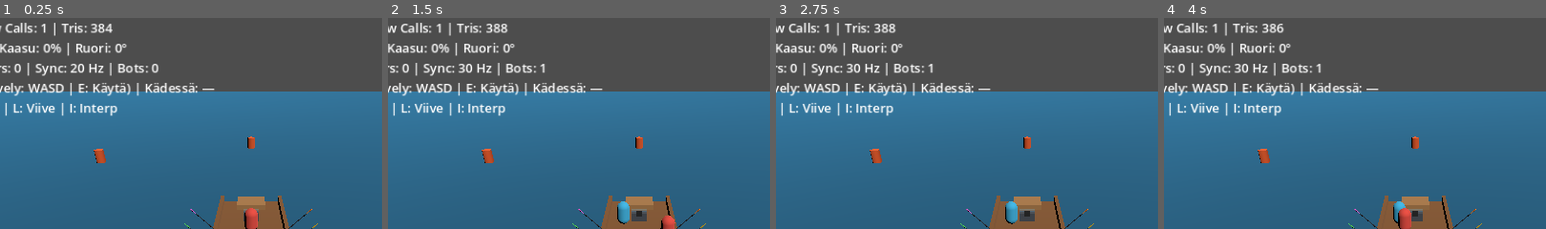
Above: before the commit, frames 1-4 (left to right).
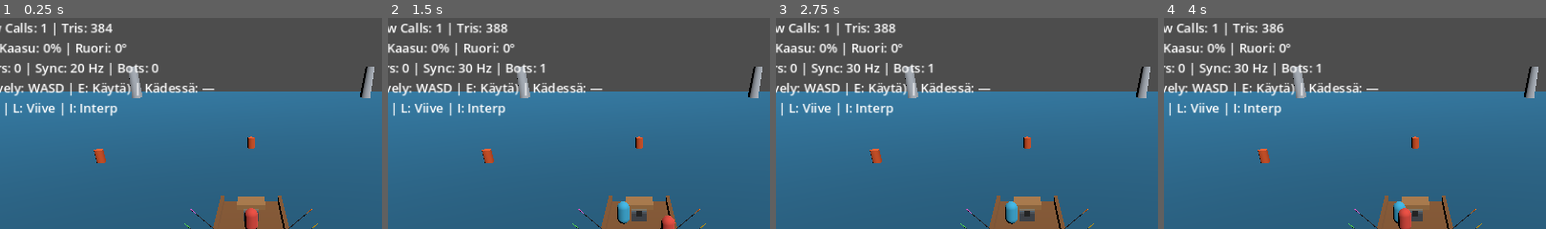
Above: after the commit, the same moments.

Repository: pukseli/kalastuspeli
Game: Godot game, scene res://src/main.tscn
The game is run twice, just before and just after one commit, with the same random seed, the same clock (stepped at 60 frames per second) and the same inputs.
Inputs:
- Up to frame 1 (0.25 s): no input
- Up to frame 2 (1.5 s): tap Enter at 0.5 s; hold D 0.53-1.28 s; tap T at 0.6 s; hold S from 1.28 s (still down); tap B at 1.35 s
- Up to frame 3 (2.75 s): release S at 2.03 s; hold D from 2.03 s (still down); tap L at 2.1 s
- Up to frame 4 (4 s): tap Space at 2.75 s; release D at 2.78 s; hold W 2.78-3.53 s; tap I at 2.85 s; hold A from 3.53 s (still down); tap E at 3.6 s
The pictures show only the part of the screen within x 17-67%, y 0-50%; the shares and areas given below are measured in that part.

The runs differ from the first frame. In frame 1, 0.7% of the frame differs, in the area x 33-98%, y 23-39%; in frame 2, 0.7%; in frame 3, 0.7%; in frame 4, 0.7%.

Commit message:
feat(view): add distant sparse ring of perspective pillars to test map

Diff:
--- a/src/view/world_view.gd
+++ b/src/view/world_view.gd
@@ -48,6 +48,26 @@
 		buoy.mesh = buoy_cylinder
 		buoy.position = Vector3(cos(angle) * buoy_radius, 0.3, sin(angle) * buoy_radius)
 		add_child(buoy)
+
+	var pillar_mat := StandardMaterial3D.new()
+	pillar_mat.albedo_color = Color(0.76, 0.79, 0.83)
+	var pillar_cylinder := CylinderMesh.new()
+	pillar_cylinder.top_radius = 1.6
+	pillar_cylinder.bottom_radius = 2.0
+	pillar_cylinder.height = 10.0
+	pillar_cylinder.radial_segments = 8
+	pillar_cylinder.rings = 1
+	pillar_cylinder.material = pillar_mat
+
+	var outer_pillar_count := 8
+	var outer_pillar_radius := 110.0
+	var outer_angle_offset := TAU / float(outer_pillar_count * 2)
+	for i in range(outer_pillar_count):
+		var angle := (TAU / float(outer_pillar_count)) * float(i) + outer_angle_offset
+		var pillar := MeshInstance3D.new()
+		pillar.mesh = pillar_cylinder
+		pillar.position = Vector3(cos(angle) * outer_pillar_radius, 4.75, sin(angle) * outer_pillar_radius)
+		add_child(pillar)
 
 	boat_view = BoatView.new()
 	add_child(boat_view)
